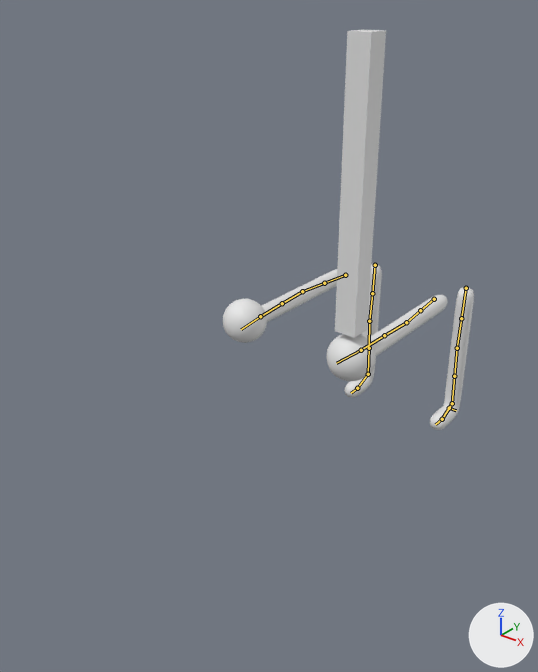
An edit to the Blender file Assets/Art/src/legs.blend, drawn before and after from the same camera.
Rendered twice from a 50 mm lens placed at (1.47, -2.93, 1.9), pointed at (-0.04, -1.05, 0.73). Arrows for +X, +Y and +Z are at lower right; the lights stay in place. The older version comes first. The bones that change, and the others that lie on the model, are drawn over the model as lines.

The first picture shows 'Cube', 'knifeArea'.
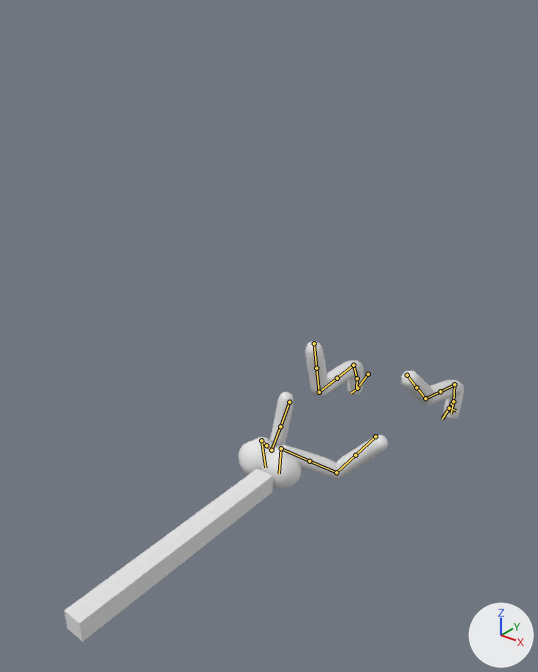
The newer file adds an action. The first version stands in its rest pose; the second is drawn at frame 19 of the action 'attack'.

Boxes [x1, y1, x2, y2] around the edits, measured in the pictures (538 x 672 px):
'knifeArea', posed (304% wider, 44% shorter): before [335, 29, 386, 338]; after [64, 468, 273, 642]
'Cube', posed (10% narrower, 11% shorter): before [223, 264, 474, 430]; after [238, 341, 464, 489]

What the commit changed:
Bone 'torso' (bone_torso) moves from (0.0, 0.0, 0.0) to (0.0, -0.592, -0.269).
Bone 'torso' (bone_torso) turns from (0, 0, 0) to (54, 0, 0) degrees about its own x, y and z.
Bone 'upper_arm_ik.L' (bone_upper_arm_ik_l) turns from (0, 0, 0) to (0, -85, 0) degrees about its own x, y and z.
Bone 'upper_arm_ik.R' (bone_upper_arm_ik_r) turns from (0, 0, 0) to (0, 80, 0) degrees about its own x, y and z.
Bone 'hand_ik.L' (bone_hand_ik_l) moves from (0.0, 0.0, 0.0) to (-0.324, -0.043, -0.541).
Bone 'hand_ik.L' (bone_hand_ik_l) turns from (0, 0, 0) to (17, 7, -89) degrees about its own x, y and z.
Bone 'hand_ik.R' (bone_hand_ik_r) moves from (0.0, 0.0, 0.0) to (0.042, -0.047, -0.541).
Bone 'hand_ik.R' (bone_hand_ik_r) turns from (0, 0, 0) to (17, -5, 89) degrees about its own x, y and z.
Bone 'foot_ik.L' (bone_foot_ik_l) moves from (0.0, 0.0, 0.0) to (0.0, 0.001, 0.104).
Bone 'foot_ik.L' (bone_foot_ik_l) turns from (0, 0, 0) to (76, 0, 0) degrees about its own x, y and z.
Bone 'foot_ik.R' (bone_foot_ik_r) moves from (0.0, 0.0, 0.0) to (0.0, 0.141, -0.006).
Bone 'foot_spin_ik.R' (bone_foot_spin_ik_r) moves from (0.0, 0.0, 0.0) to (0.0, -0.151, 0.066).
Bone 'foot_spin_ik.R' (bone_foot_spin_ik_r) turns from (0, 0, 0) to (91, 0, 0) degrees about its own x, y and z.
